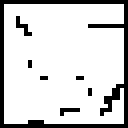
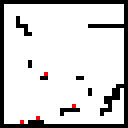
The second 128×128 image is a revision of the first. Changes to its layers:
painted on "level" over (x1=20, y1=72, x2=76, y2=124)
